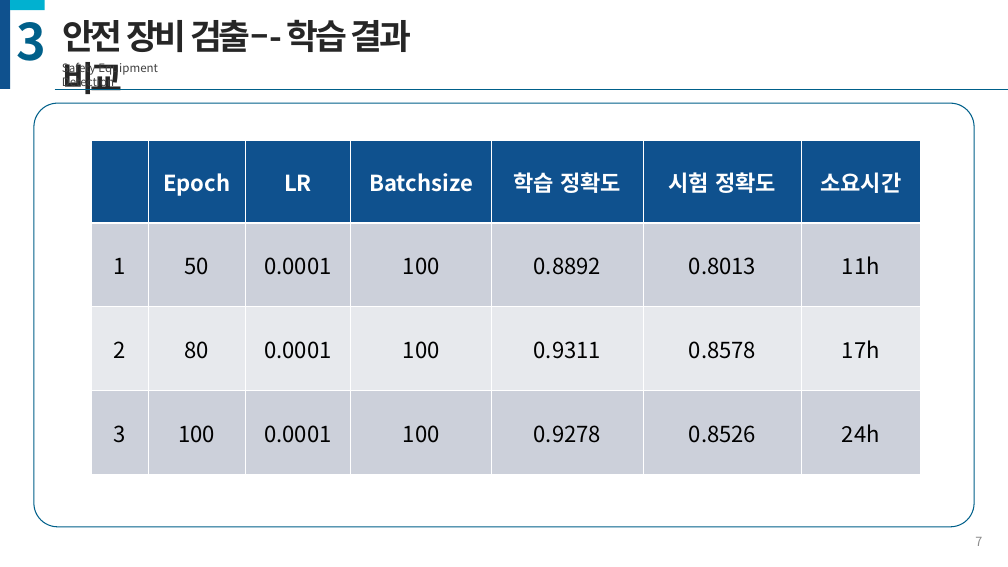
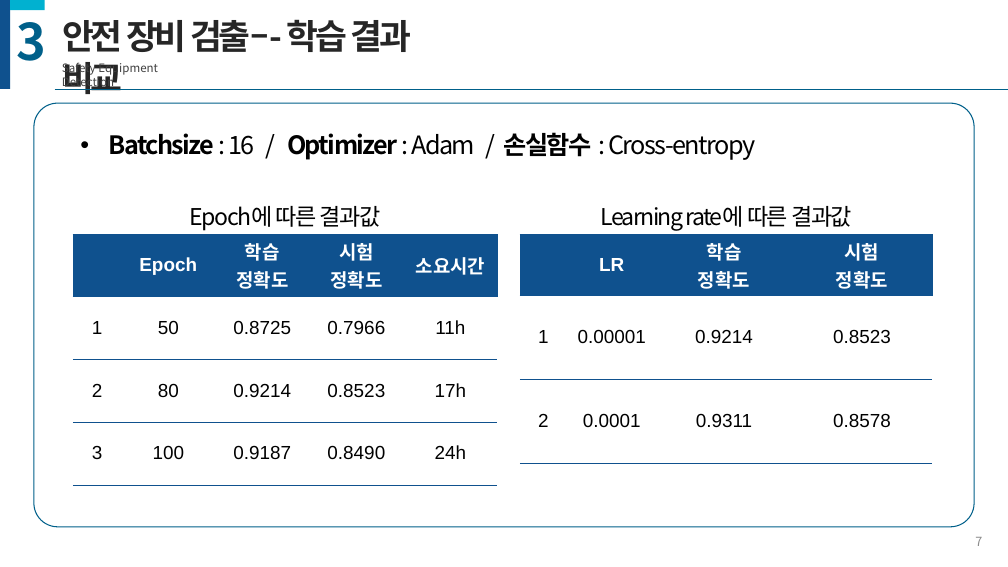
Before and after one commit to JaeHyung-Jung/UNDERDOG, a slide deck: slide 7 of 12주차/발표자료-4.pptx. Drawn at 1008x567 pixels with LibreOffice and Linux fonts; fonts in the diff are those of the drawing. Boxes give left, top, right and bottom in pixels: in the first picture for what was removed or moved away, otherwise in the second. Text is boxed around its words. In the diff, an @@ line names an element or a change of style, - is before the commit and + after.

```diff
--- a/12주차/발표자료-4.pptx
+++ b/12주차/발표자료-4.pptx
@@ text added at (109,132,755,160), 24 pt, text #000000 @@
+• Batchsize : 16 / Optimizer : Adam / 손실함수 : Cross-entropy
@@ text added at (190,206,380,230), 22 pt, text #000000 @@
+Epoch에 따른 결과값
@@ text added at (600,206,851,230), 22 pt, text #000000 @@
+Learning rate에 따른 결과값
@@ table at (73,234,496,485) @@
-column 3: LR | 0.0001 | 0.0001 | 0.0001
-column 4: Batchsize | 100 | 100 | 100
-column 5: 학습 정확도 | 0.8892 | 0.9311 | 0.9278
-column 6: 시험 정확도 | 0.8013 | 0.8578 | 0.8526
+column 3: 학습 / 정확도 | 0.8725 | 0.9214 | 0.9187
+column 4: 시험 / 정확도 | 0.7966 | 0.8523 | 0.8490
@@ table: place and size @@
-table at (91,140,922,474)
+table at (73,234,496,485)
@@ table added at (520,234,932,464), 3 rows, 4 columns @@
+ | LR | 학습 / 정확도 | 시험 / 정확도
+1 | 0.00001 | 0.9214 | 0.8523
+2 | 0.0001 | 0.9311 | 0.8578
```
Also in this commit, not shown: 7 other slides changed.
